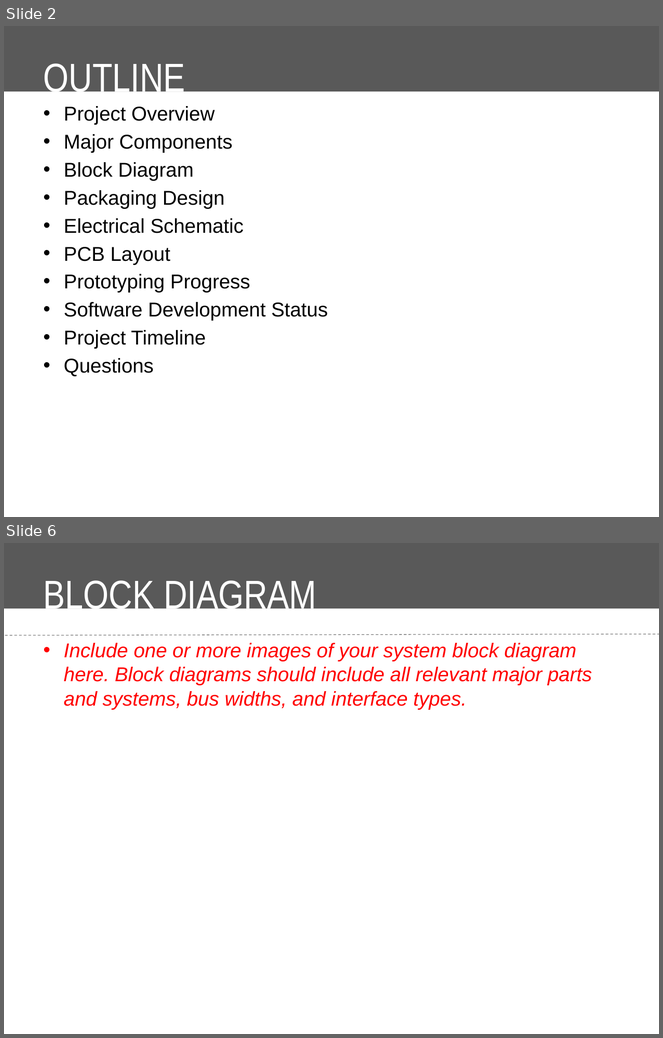
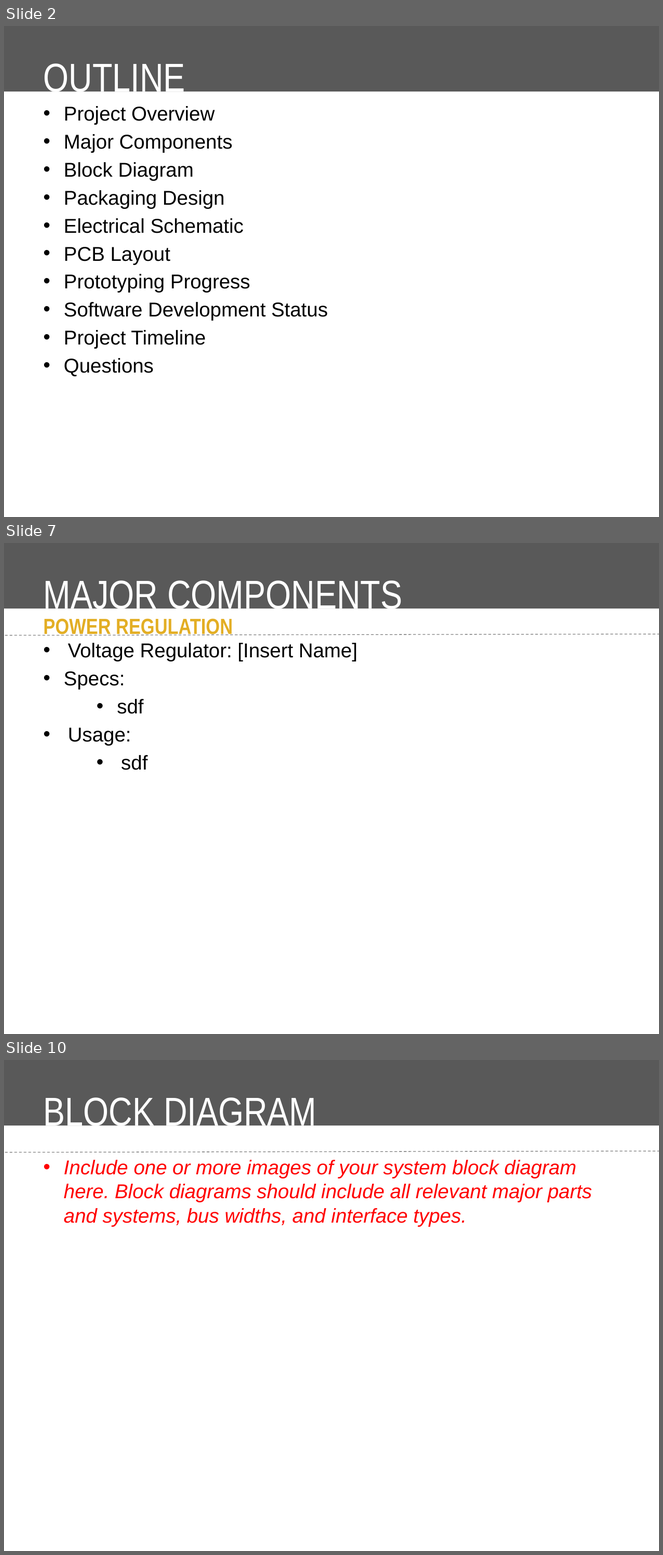
Before and after one commit to Ashassins/NYAKB, a slide deck: Midterm Review Presentation/Midterm Design Review Presentation Template.pptx. Shown one above the other, each under a label of ours: slides 2 and 6 before the commit, slides 2, 7 and 10 after it; the slides between them are not shown. The pictures are 663x1038 and 663x1555 pixels, drawn with LibreOffice and Linux fonts; fonts in the diff are those of the drawing; background and template pictures are left out. Boxes give left, top, right and bottom in pixels: in the first picture for what was removed or moved away, otherwise in the second. Text is boxed around its words. In the diff, an @@ line names an element or a change of style, - is before the commit and + after.

```diff
--- a/Midterm Review Presentation/Midterm Design Review Presentation Template.pptx
+++ b/Midterm Review Presentation/Midterm Design Review Presentation Template.pptx
@@ slide 7 added at (4,543,659,1034), background #FFFFFF; not listed: 2 template elements that a slide beside it also shows @@
@@ title added at (44,580,402,616), 44 pt, text #FFFFFF @@
+MAJOR COMPONENTS
@@ text added at (44,618,233,636), 24 pt, text #E3AE24, bold @@
+POWER REGULATION
@@ text added at (64,643,358,770), 22 pt, text #000000 @@
+• Voltage Regulator: [Insert Name]
+• Specs:
+  • sdf
+• Usage:
+  • sdf
@@ what was slide 6 is now slide 10 @@
```
Also in this commit, not shown: 5 slides changed, 5 other slides added, 1 slide removed, 1 other file.
